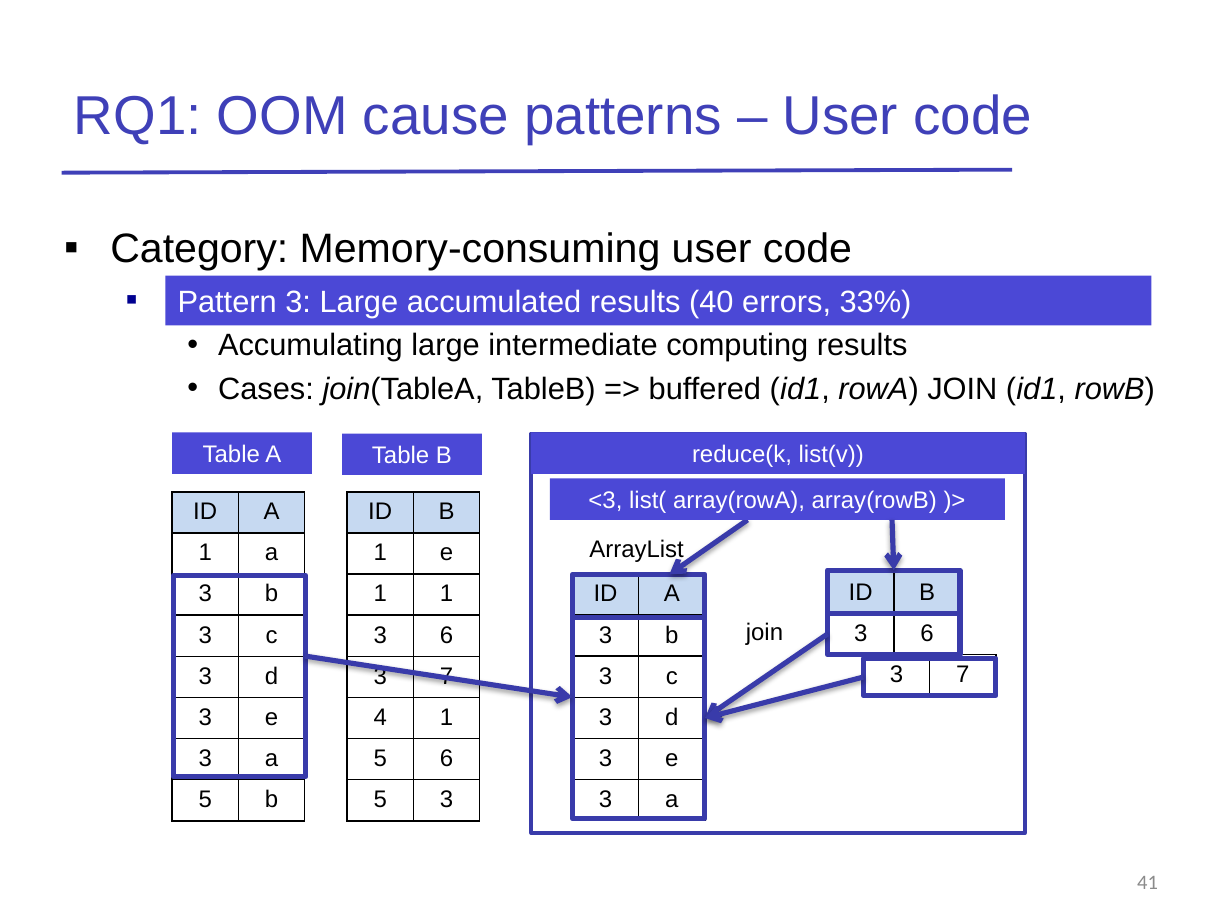
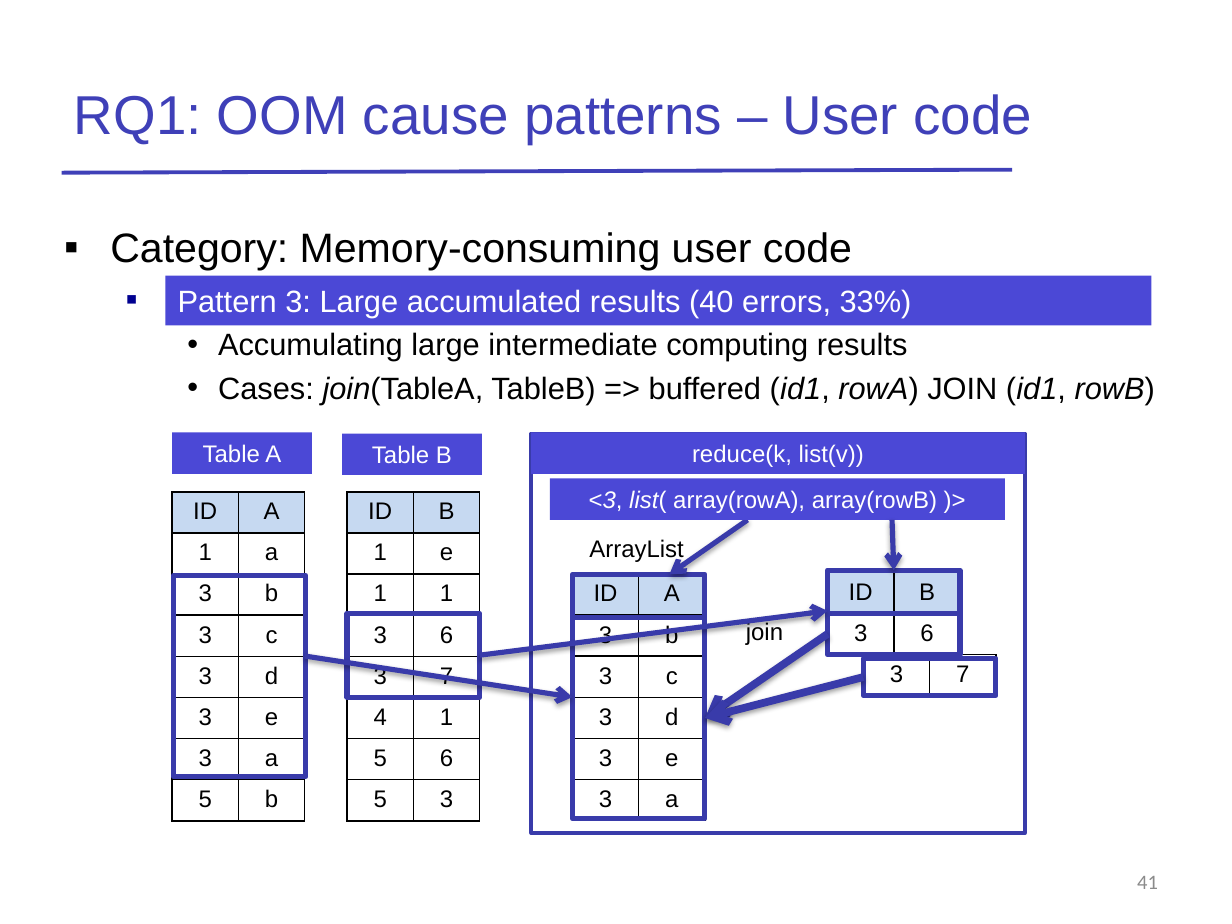
Before and after one commit to JerryLead/MyPaper, a slide deck: slide 41 of slides/OOM-talk-Lijie.pptx. Drawn at 1232x924 pixels with LibreOffice and Linux fonts; fonts in the diff are those of the drawing. Boxes give left, top, right and bottom in pixels: in the first picture for what was removed or moved away, otherwise in the second. Text is boxed around its words. In the diff, an @@ line names an element or a change of style, - is before the commit and + after.

```diff
--- a/slides/OOM-talk-Lijie.pptx
+++ b/slides/OOM-talk-Lijie.pptx
@@ rectangle "<3, list( array(rowA), array(rowB) )>" at [549, 478, 1004, 520]: italic on in "<3, list(" @@
@@ rectangle added at [347, 614, 480, 697], outline #393BAA 3 pt @@
@@ arrow added from (479, 655) to (828, 611), #393BAA 3 pt @@
@@ arrow (828, 634) - (705, 718): stroke #393BAA 3 pt to #393BAA 4.5 pt @@
@@ arrow (864, 678) - (705, 718): stroke #393BAA 3 pt to #393BAA 4.5 pt @@
```
Also in this commit, not shown: 20 other slides changed, 5 slides added, 2 slides removed, 1 other file.
